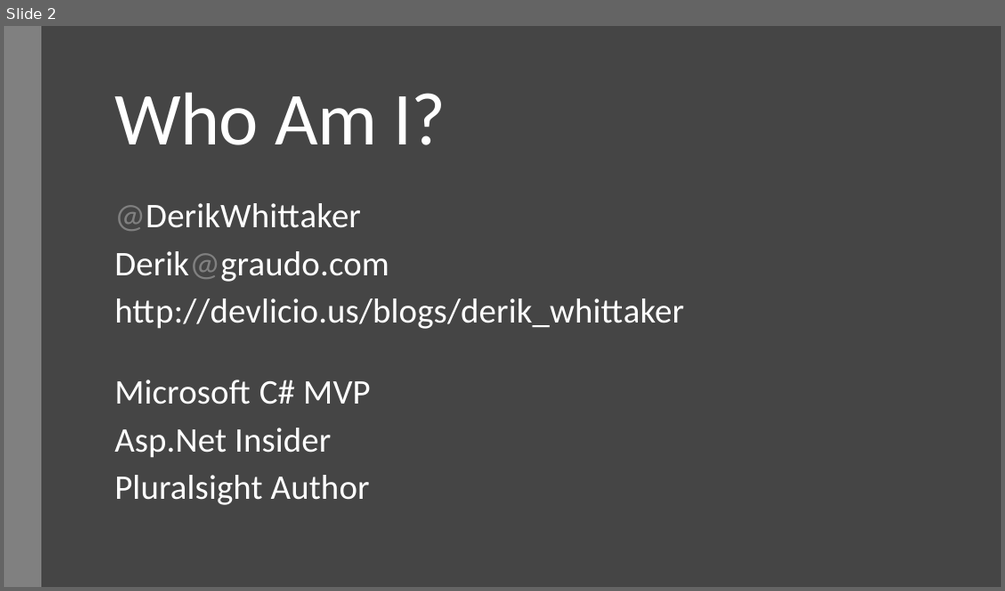
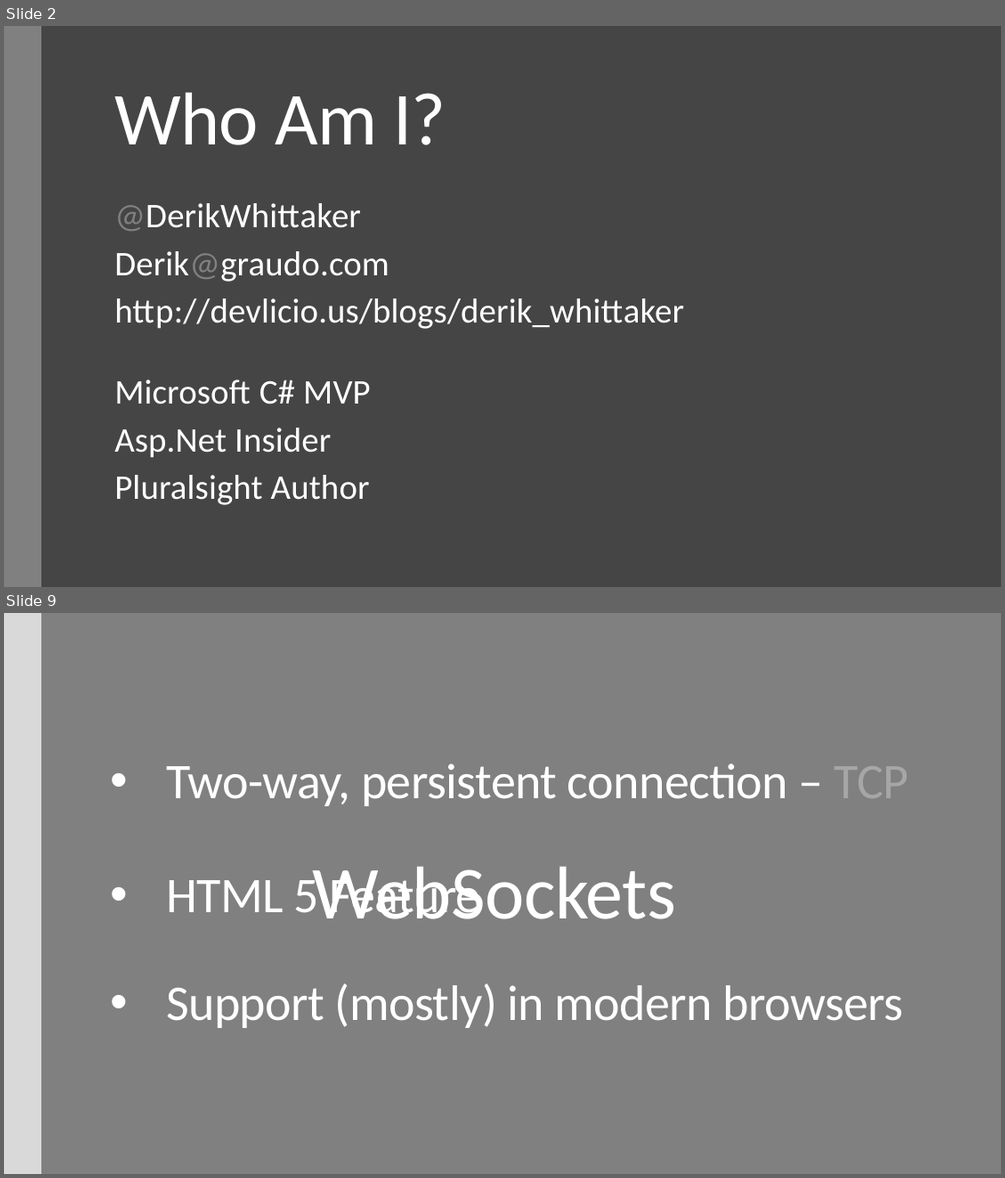
Before and after one commit to derikwhittaker/Demo.SignalR, a slide deck: RoanokeNug/DerikWhittaker_SignalR.pptx. Shown one above the other, each under a label of ours: slide 2 before the commit, slides 2 and 9 after it; the slides between them are not shown. The pictures are 1005x591 and 1005x1178 pixels, drawn with LibreOffice and Linux fonts; fonts in the diff are those of the drawing. Boxes give left, top, right and bottom in pixels: in the first picture for what was removed or moved away, otherwise in the second. Text is boxed around its words. In the diff, an @@ line names an element or a change of style, - is before the commit and + after.

```diff
--- a/RoanokeNug/DerikWhittaker_SignalR.pptx
+++ b/RoanokeNug/DerikWhittaker_SignalR.pptx
@@ slide 9 added at (4, 613, 1001, 1174), background #808080 @@
@@ rectangle added at (4, 613, 41, 1174), fill #D9D9D9 @@
@@ text added at (166, 751, 909, 1028), 48 pt, text #FFFFFF @@
+• Two-way, persistent connection – TCP
+• HTML 5 Feature
+• Support (mostly) in modern browsers
@@ title added at (313, 866, 676, 919), 72 pt, text #FFFFFF @@
+WebSockets
```
Also in this commit, not shown: 7 slides changed, 19 other slides added, 4 slides removed, 6 other files.
